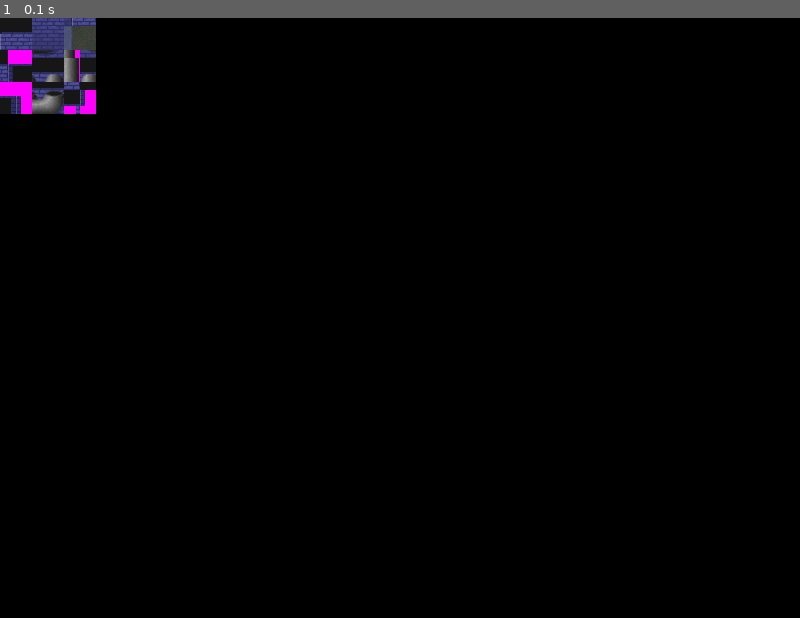
Above: before the commit, frame 1.
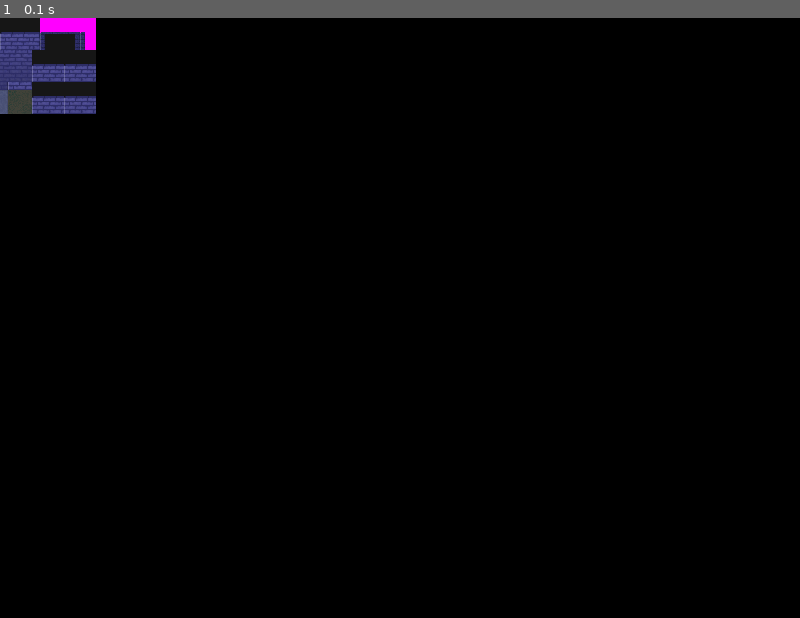
Above: after the commit, the same moment.

Repository: rongcuid/Pygame-RPG-Engine
Game: pygame game, started from Game.py
Same seed, same stepped clock (60 frames per second), same inputs: the game is played once before the commit and once after it.
Inputs:
- Up to frame 1 (0.1 s): no input

The runs differ from the first frame. In frame 1, 1.4% of the frame differs, in the area x 0-12%, y 0-16%.

Commit message:
Implemented multilayer map reading and viewing

Diff:
--- a/Game.py
+++ b/Game.py
@@ -41,12 +41,6 @@
 def main():
     evManager = EventManager.EventManager()
 
-    #pygame.init()
-    #DISPLAYSURF = pygame.display.set_mode((640,400))
-    #pygame.display.set_caption('Hello World!')
-    #while True:
-    #    pygame.display.update()
-
     keybd = Controllers.KeyboardController( evManager )
     spinner = Controllers.CPUSpinnerController( evManager )
     pygameView = Views.PygameView( evManager )
--- a/Map.py
+++ b/Map.py
@@ -5,6 +5,7 @@
 '''
 
 import sys
+import logging
 import json
 import pygame
 from pygame.locals import *
@@ -31,11 +32,19 @@
 
         #self.tileMap = [] # Stores Row list
         # TODO: BuildLayers()
+
+        # This is used to store layers built
         self.layers = []
-        self.layers.append(self.Build([1, 3, 5, 8, 72, 66, 15, 71, 17],3)) # Test map
+
+        for l in range(len(tileLayersData)):
+            self.layers.append(
+                    self.Build(tileLayersData[l]['data'],
+                        tileLayersData[l]['width'])) # Test map
+        #self.layers.append(self.Build(tileLayersData[0]['data'],
+        #    tileLayersData[0]['width']))
 
         self.state = Map.STATE_BUILT
-        evManager.Post(Events.MapBuiltEvent(self.layers))
+        evManager.Post(Events.MapBuiltEvent(self))
     #-----------------------
     def Read(self, filename):
         '''
@@ -60,13 +69,13 @@
         Reads a list of tiles used, the number of
         columns of tiles for the width, and construct map
         '''
+        # TODO: Multilayer maps
         rows = int(len(tileMapData) / columns)
         tileMap = []
         for tile_row in range(0,rows):
             row = []
             tileMap.append(row)
             for tile_column in range (0,columns):
-                #TODO: Multitileset support
                 tileMap[tile_row].append(
                         self.tileList[
                             tileMapData[tile_row * columns + tile_column] - 1])
@@ -88,17 +97,20 @@
         from different tilesets. Key of tileList
         includes the offset of tileset
         '''
-        # TODO: One list with offset
+        # A dict of tiles available
         tileList = {}
+        # A dict of tile properties
+        tileProp = {}
         for tilesetData in tilesets:
             try:
                 tilesetImg = pygame.image.load('data/'+tilesetData['image'])
             except:
-                print("Error: Tile set file ",tilesetData['image'],"does not exist.")
+                logging.exception("Error: Tile set file \'",tilesetData['image'],"\' does not exist.")
                 pygame.quit()
                 sys.exit()
-            Debug("Tileset is successfully loaded")
+            Debug("Tileset image is successfully loaded")
             tilesetWidth,tilesetHeight = tilesetImg.get_size()
+            # This is the index offset of tileset
             count = tilesetData['firstgid'] - 1
             for tile_y in range(0,
                     int(tilesetHeight/GameConstants.TILESET_TILESIZE)):
@@ -108,7 +120,11 @@
                             tile_y * GameConstants.TILESET_TILESIZE,
                             GameConstants.TILESIZE,GameConstants.TILESIZE)
                     tileList[count] = tilesetImg.subsurface(rect)
+                    tileProp[count] = tilesetData['properties']
                     count += 1
+            # When there is no tile, i.e. tile data is 0
+            tileList[-1] = None
+            tileProp[-1] = None
             Debug("Tileset list is successfully created")
         return tileList
 
--- a/Views.py
+++ b/Views.py
@@ -46,26 +46,21 @@
 
         self.overlays = pygame.sprite.RenderUpdates()
     #-------------------------------
-    def ShowMap(self, gameMap):
+    def ShowMap(self, gameMap, xoffset=0,yoffset=0):
         # Clear screen
+        mapLayers = gameMap.layers
         self.background.fill((0,0,0))
         self.window.blit( self.background,(0,0))
         pygame.display.flip()
 
-        mapLayer = gameMap[0]
+        #mapLayer = mapLayers[0] # test code
 
         # Draw objects
-        for tile_y in range(0,len(mapLayer)):
-            for tile_x in range(0,len(mapLayer[0])):
-                tile = mapLayer[tile_y][tile_x]
-                overlay = pygame.sprite.Sprite(self.overlays)
-                overlay.image = tile
-                # NOTE: mapLayer is in form [tile_row][tile_column]
-                # so tile_y goes first
-                overlay.rect = tile.get_rect().move(
-                        tile_y * GameConstants.TILESIZE,
-                        tile_x * GameConstants.TILESIZE)
-        # Test code
+        for mapLayer in mapLayers:
+            for tile_y in range(0,len(mapLayer)):
+                for tile_x in range(0,len(mapLayer[0])):
+                    self.DrawTile(tile_x,tile_y,mapLayer)
+       # Test code
         #overlay = pygame.sprite.Sprite(self.overlays)
         #testTile = mapLayer[2][1]
         #overlay.image = testTile
@@ -75,6 +70,16 @@
         self.overlays.draw(self.window)
         pygame.display.flip()
 
+    #-----------------------------
+    def DrawTile(self,tile_x,tile_y,mapLayer):
+        tile = mapLayer[tile_y][tile_x]
+        if tile: # Makes sure the tile is not None
+            overlay = pygame.sprite.Sprite(self.overlays)
+            overlay.image = tile
+            overlay.rect = tile.get_rect().move(
+                    tile_x * GameConstants.TILESIZE,
+                    tile_y * GameConstants.TILESIZE)
+
     #-------------------------------
     def Notify(self,event):
         if isinstance( event, Events.TickEvent ):
--- a/data/test1-3x3.json
+++ b/data/test1-3x3.json
@@ -4,6 +4,17 @@
          "data":[1, 3, 5, 8, 72, 66, 15, 71, 17],
          "height":3,
          "name":"Tile Layer 1",
+         "opacity":1,
+         "type":"tilelayer",
+         "visible":true,
+         "width":3,
+         "x":0,
+         "y":0
+        },
+        {
+         "data":[0, 0, 0, 0, 1, 1, 0, 1, 1],
+         "height":3,
+         "name":"Tile Layer 2",
          "opacity":1,
          "type":"tilelayer",
          "visible":true,
@@ -27,7 +38,7 @@
          "name":"Test",
          "properties":
             {
-
+             "prop1":""
             },
          "spacing":0,
          "tileheight":32,
@@ -42,7 +53,7 @@
          "name":"Test2",
          "properties":
             {
-
+             "prop2":""
             },
          "spacing":0,
          "tileheight":32,
Not shown, changed: .gitignore
